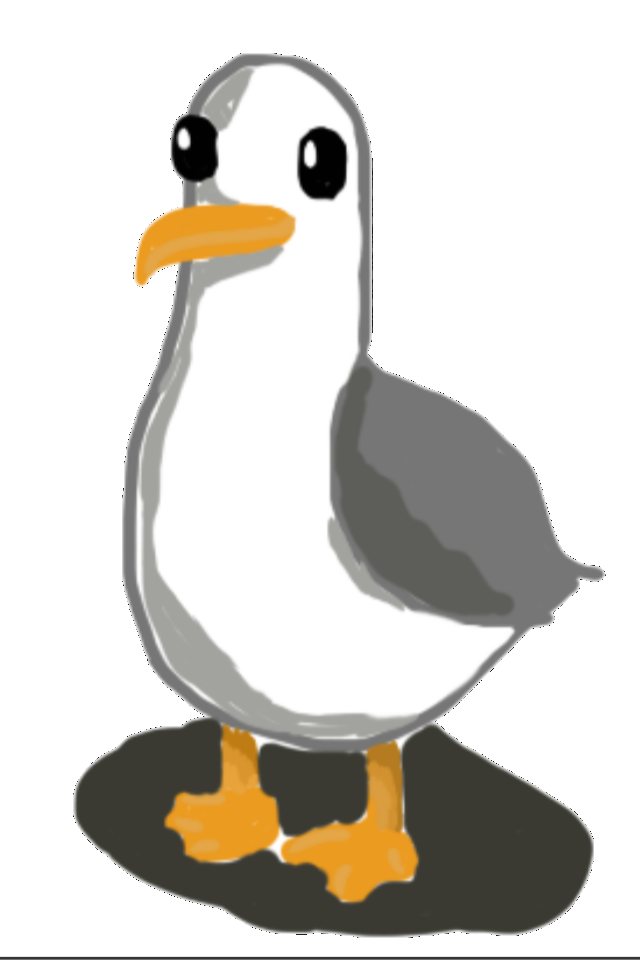
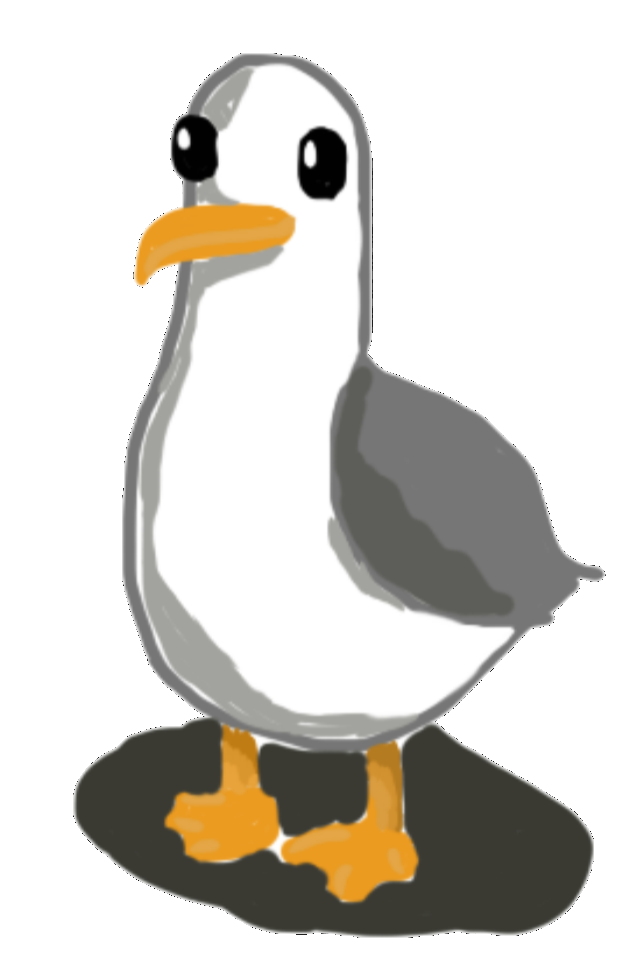
Comparing the layer stacks of the two 640px x 960px images. Changes:
painted on "Seagull_idle.png" over [0, 956, 640, 960]
